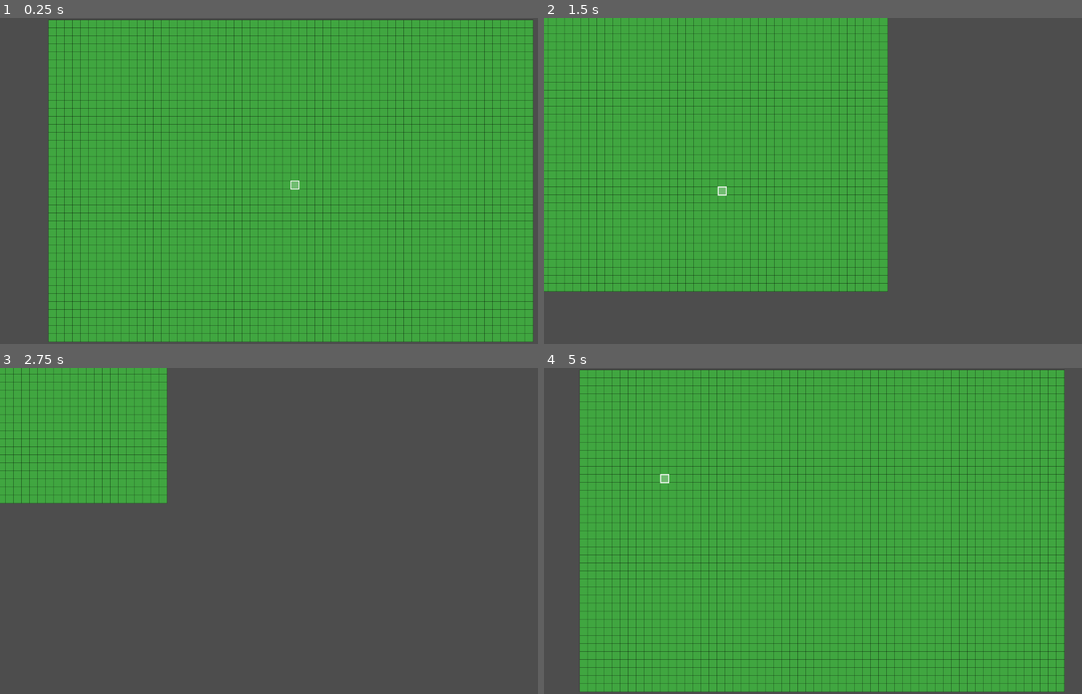
Above: before the commit, frames 1-4 (two rows, left to right).
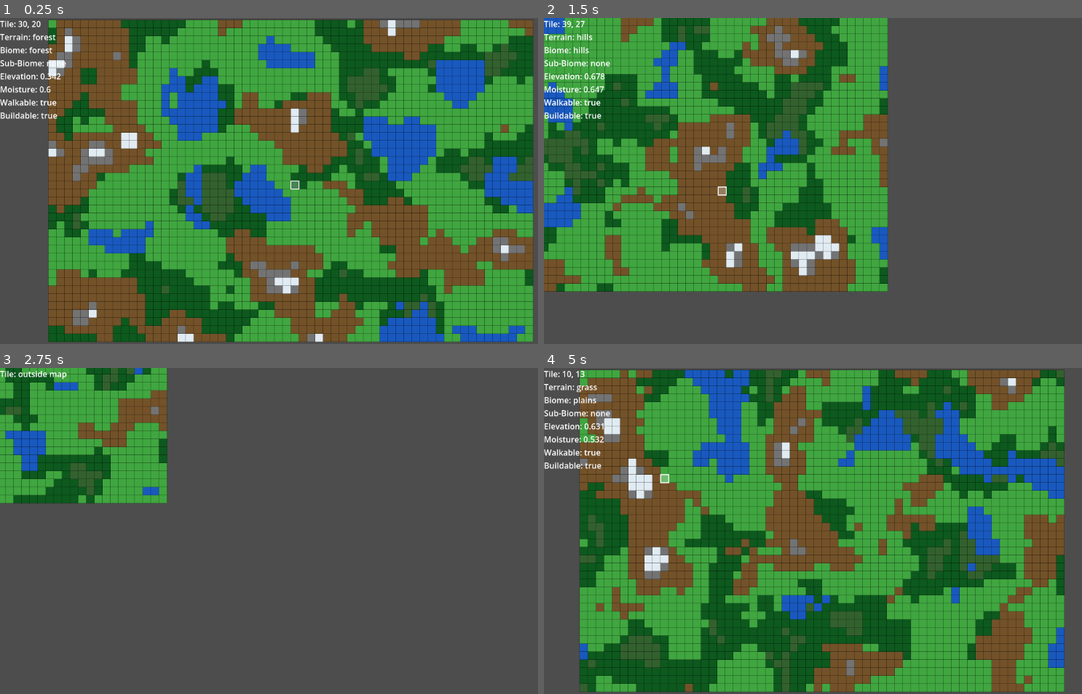
Above: after the commit, the same moments.

Repository: Shaladar79/era-span-sim
Game: Godot game, scene res://scenes/main/Main.tscn
Two runs of this game, one before a commit and one after it. Both use one fixed random seed, a clock stepped at 60 frames per second and the inputs below.
Inputs (mouse positions are in pixels of both pictures, inside the frame that each line leads up to):
- Up to frame 1 (0.25 s): no input
- Up to frame 2 (1.5 s): tap Enter at 0.5 s; move the mouse to (963, 164) at 0.52 s; hold Right (ui_right) 0.53-1.28 s; tap R at 0.6, 1.35 s; click (963, 164) at 0.67 s; move the mouse to (716, 197) at 1.27 s; hold Down (ui_down) from 1.28 s (still down)
- Up to frame 3 (2.75 s): move the mouse to (349, 459) at 2.02 s; release Down (ui_down) at 2.03 s; hold Right (ui_right) from 2.03 s (still down); tap R at 2.1 s
- Up to frame 4 (5 s): move the mouse to (807, 596) at 2.77 s; release Right (ui_right) at 2.78 s; hold Up (ui_up) 2.78-3.53 s; tap R at 2.85, 3.6, 4.35 s; click (807, 596) at 2.92 s; move the mouse to (1006, 579) at 3.52 s; hold Left (ui_left) from 3.53 s (still down); move the mouse to (662, 482) at 4.27 s

The runs differ from the first frame. In frame 1, 55% of the frame differs, in the area x 0-100%, y 0-100%; in frame 2, 30%; in frame 3, 5.6%; in frame 4, 53%.

Commit message:
Split world terrain generation into generator script

Diff:
--- a/scenes/main/Main.tscn
+++ b/scenes/main/Main.tscn
@@ -4,11 +4,23 @@
 [ext_resource type="Script" uid="uid://bpy1cjdhu4hfv" path="res://scripts/world/world.gd" id="2_q24mn"]
 [ext_resource type="Script" uid="uid://clrx8b2pq80ao" path="res://scripts/core/main_camera.gd" id="3_q24mn"]
 
+[sub_resource type="LabelSettings" id="LabelSettings_q24mn"]
+
 [node name="Main" type="Node2D" unique_id=1538121569]
 
 [node name="World" parent="." unique_id=754916054 instance=ExtResource("1_u1xfj")]
 script = ExtResource("2_q24mn")
+tile_info_label_path = NodePath("../UI/TileInfoLabel")
 
 [node name="MainCamera" type="Camera2D" parent="." unique_id=1455484640]
 offset = Vector2(480, 320)
 script = ExtResource("3_q24mn")
+
+[node name="UI" type="CanvasLayer" parent="." unique_id=2059825496]
+
+[node name="TileInfoLabel" type="Label" parent="UI" unique_id=1439456619]
+custom_minimum_size = Vector2(10, 10)
+offset_right = 40.0
+offset_bottom = 23.0
+text = "Tile Info"
+label_settings = SubResource("LabelSettings_q24mn")
--- a/scripts/world/world.gd
+++ b/scripts/world/world.gd
@@ -4,12 +4,38 @@
 const GRID_HEIGHT: int = 40
 const TILE_SIZE: int = 16
 
+const TERRAIN_GRASS: String = WorldGenerator.TERRAIN_GRASS
+const TERRAIN_FOREST: String = WorldGenerator.TERRAIN_FOREST
+const TERRAIN_HILLS: String = WorldGenerator.TERRAIN_HILLS
+const TERRAIN_MOUNTAIN: String = WorldGenerator.TERRAIN_MOUNTAIN
+const TERRAIN_WATER: String = WorldGenerator.TERRAIN_WATER
+const TERRAIN_SWAMP: String = WorldGenerator.TERRAIN_SWAMP
+
+const SUB_BIOME_BASE_MOUNTAIN: String = WorldGenerator.SUB_BIOME_BASE_MOUNTAIN
+const SUB_BIOME_SNOWY_PEAK: String = WorldGenerator.SUB_BIOME_SNOWY_PEAK
+
+@export var world_seed: int = 12345
+@export var use_random_seed: bool = false
+@export var tile_info_label_path: NodePath
+
+var rng := RandomNumberGenerator.new()
 var tiles: Array = []
 var hovered_tile: Vector2i = Vector2i(-1, -1)
+var tile_info_label: Label = null
 
 
 func _ready() -> void:
-    generate_empty_world()
+    if tile_info_label_path != NodePath(""):
+        var found_node := get_node_or_null(tile_info_label_path)
+
+        if found_node is Label:
+            tile_info_label = found_node
+        else:
+            push_warning("Tile info label path does not point to a Label node.")
+
+    setup_seed()
+    generate_world()
+    update_tile_info_label()
     queue_redraw()
 
 
@@ -17,26 +43,39 @@
     update_hovered_tile()
 
 
-func generate_empty_world() -> void:
-    tiles.clear()
+func _unhandled_input(event: InputEvent) -> void:
+    if event is InputEventKey and event.pressed and not event.echo:
+        if event.keycode == KEY_R:
+            regenerate_world()
 
-    for y in range(GRID_HEIGHT):
-        var row: Array = []
 
-        for x in range(GRID_WIDTH):
-            var tile_data := {
-                "x": x,
-                "y": y,
-                "terrain": "grass",
-                "biome": "plains",
-                "resources": [],
-                "walkable": true,
-                "buildable": true
-            }
+func setup_seed() -> void:
+    if use_random_seed:
+        rng.randomize()
+        world_seed = rng.randi()
 
-            row.append(tile_data)
+    rng.seed = world_seed
 
-        tiles.append(row)
+    print("World Seed: ", world_seed)
+
+
+func generate_world() -> void:
+    tiles = WorldGenerator.generate_noise_world(
+        GRID_WIDTH,
+        GRID_HEIGHT,
+        world_seed
+    )
+
+
+func regenerate_world() -> void:
+    rng.randomize()
+    world_seed = rng.randi()
+    setup_seed()
+    generate_world()
+    update_tile_info_label()
+    queue_redraw()
+
+    print("Regenerated world.")
 
 
 func update_hovered_tile() -> void:
@@ -48,7 +87,33 @@
 
     if new_hovered_tile != hovered_tile:
         hovered_tile = new_hovered_tile
+        update_tile_info_label()
         queue_redraw()
+
+
+func update_tile_info_label() -> void:
+    if tile_info_label == null:
+        return
+
+    if not is_tile_in_bounds(hovered_tile):
+        tile_info_label.text = "Tile: outside map"
+        return
+
+    var tile_data: Dictionary = tiles[hovered_tile.y][hovered_tile.x]
+
+    var elevation_text := str(snapped(float(tile_data.get("elevation", 0.0)), 0.001))
+    var moisture_text := str(snapped(float(tile_data.get("moisture", 0.0)), 0.001))
+
+    tile_info_label.text = (
+        "Tile: " + str(hovered_tile.x) + ", " + str(hovered_tile.y) + "\n"
+        + "Terrain: " + str(tile_data.get("terrain", "unknown")) + "\n"
+        + "Biome: " + str(tile_data.get("biome", "unknown")) + "\n"
+        + "Sub-Biome: " + str(tile_data.get("sub_biome", "none")) + "\n"
+        + "Elevation: " + elevation_text + "\n"
+        + "Moisture: " + moisture_text + "\n"
+        + "Walkable: " + str(tile_data.get("walkable", false)) + "\n"
+        + "Buildable: " + str(tile_data.get("buildable", false))
+    )
 
 
 func _draw() -> void:
@@ -104,18 +169,21 @@
 
 
 func get_tile_color(tile_data: Dictionary) -> Color:
-    match tile_data.get("terrain", "grass"):
-        "grass":
+    match tile_data.get("terrain", TERRAIN_GRASS):
+        TERRAIN_GRASS:
             return Color(0.25, 0.65, 0.25)
-        "forest":
+        TERRAIN_FOREST:
             return Color(0.05, 0.35, 0.12)
-        "hills":
+        TERRAIN_HILLS:
             return Color(0.45, 0.32, 0.16)
-        "mountain":
+        TERRAIN_MOUNTAIN:
+            if tile_data.get("sub_biome", SUB_BIOME_BASE_MOUNTAIN) == SUB_BIOME_SNOWY_PEAK:
+                return Color(0.88, 0.92, 0.95)
+
             return Color(0.45, 0.45, 0.45)
-        "water":
+        TERRAIN_WATER:
             return Color(0.1, 0.35, 0.75)
-        "swamp":
+        TERRAIN_SWAMP:
             return Color(0.2, 0.38, 0.18)
         _:
             return Color(1, 0, 1)
--- /dev/null
+++ b/scripts/world/world_generator.gd
@@ -0,0 +1,123 @@
+extends RefCounted
+class_name WorldGenerator
+
+const TERRAIN_GRASS: String = "grass"
+const TERRAIN_FOREST: String = "forest"
+const TERRAIN_HILLS: String = "hills"
+const TERRAIN_MOUNTAIN: String = "mountain"
+const TERRAIN_WATER: String = "water"
+const TERRAIN_SWAMP: String = "swamp"
+
+const SUB_BIOME_NONE: String = "none"
+const SUB_BIOME_BASE_MOUNTAIN: String = "base_mountain"
+const SUB_BIOME_SNOWY_PEAK: String = "snowy_peak"
+
+
+static func generate_noise_world(
+    grid_width: int,
+    grid_height: int,
+    world_seed: int
+) -> Array:
+    var elevation_noise := FastNoiseLite.new()
+    var moisture_noise := FastNoiseLite.new()
+
+    setup_elevation_noise(elevation_noise, world_seed)
+    setup_moisture_noise(moisture_noise, world_seed)
+
+    var generated_tiles: Array = []
+
+    for y in range(grid_height):
+        var row: Array = []
+
+        for x in range(grid_width):
+            var elevation := get_normalized_noise(elevation_noise, x, y)
+            var moisture := get_normalized_noise(moisture_noise, x, y)
+            var terrain := get_terrain_from_noise(elevation, moisture)
+
+            var tile_data := {
+                "x": x,
+                "y": y,
+                "terrain": terrain,
+                "biome": get_biome_from_terrain(terrain),
+                "sub_biome": get_sub_biome_from_noise(terrain, elevation, moisture),
+                "elevation": elevation,
+                "moisture": moisture,
+                "resources": [],
+                "walkable": terrain != TERRAIN_WATER,
+                "buildable": terrain != TERRAIN_WATER and terrain != TERRAIN_MOUNTAIN
+            }
+
+            row.append(tile_data)
+
+        generated_tiles.append(row)
+
+    return generated_tiles
+
+
+static func setup_elevation_noise(noise: FastNoiseLite, world_seed: int) -> void:
+    noise.seed = world_seed
+    noise.noise_type = FastNoiseLite.TYPE_SIMPLEX
+    noise.frequency = 0.045
+    noise.fractal_octaves = 4
+    noise.fractal_gain = 0.5
+
+
+static func setup_moisture_noise(noise: FastNoiseLite, world_seed: int) -> void:
+    noise.seed = world_seed + 9999
+    noise.noise_type = FastNoiseLite.TYPE_SIMPLEX
+    noise.frequency = 0.065
+    noise.fractal_octaves = 3
+    noise.fractal_gain = 0.5
+
+
+static func get_normalized_noise(noise: FastNoiseLite, x: int, y: int) -> float:
+    var raw_value := noise.get_noise_2d(float(x), float(y))
+
+    return (raw_value + 1.0) / 2.0
+
+
+static func get_terrain_from_noise(elevation: float, moisture: float) -> String:
+    if elevation < 0.28:
+        return TERRAIN_WATER
+
+    if elevation > 0.80:
+        return TERRAIN_MOUNTAIN
+
+    if elevation > 0.64:
+        return TERRAIN_HILLS
+
+    if moisture > 0.70 and elevation < 0.44:
+        return TERRAIN_SWAMP
+
+    if moisture > 0.58:
+        return TERRAIN_FOREST
+
+    return TERRAIN_GRASS
+
+
+static func get_biome_from_terrain(terrain: String) -> String:
+    match terrain:
+        TERRAIN_WATER:
+            return "water"
+        TERRAIN_MOUNTAIN:
+            return "mountain"
+        TERRAIN_HILLS:
+            return "hills"
+        TERRAIN_SWAMP:
+            return "swamp"
+        TERRAIN_FOREST:
+            return "forest"
+        TERRAIN_GRASS:
+            return "plains"
+        _:
+            return "unknown"
+
+
+static func get_sub_biome_from_noise(terrain: String, elevation: float, moisture: float) -> String:
+    if terrain == TERRAIN_MOUNTAIN:
+        if elevation > 0.84:
+            return SUB_BIOME_SNOWY_PEAK
+
+        return SUB_BIOME_BASE_MOUNTAIN
+
+    return SUB_BIOME_NONE
Not shown, added: scripts/world/world_generator.gd.uid
